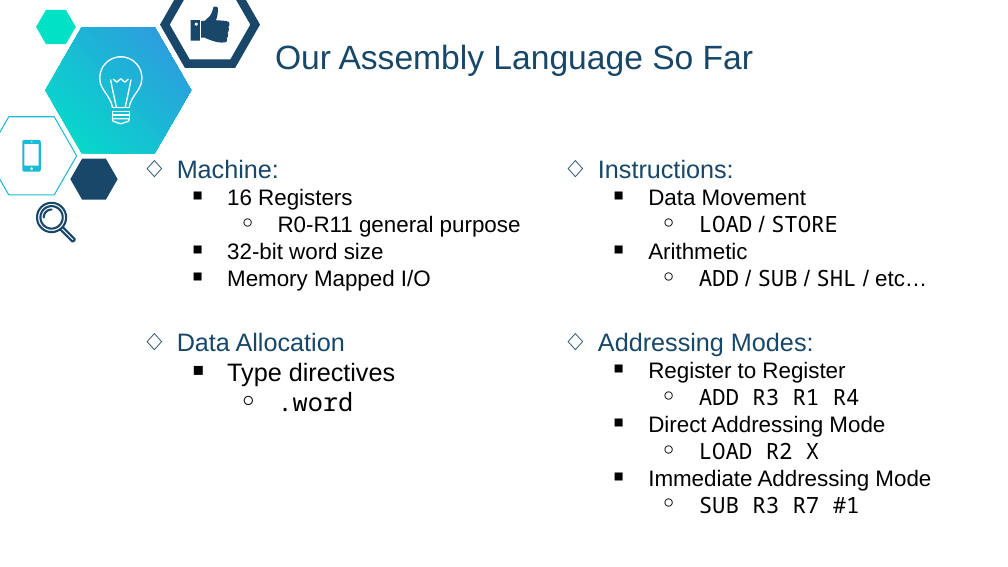
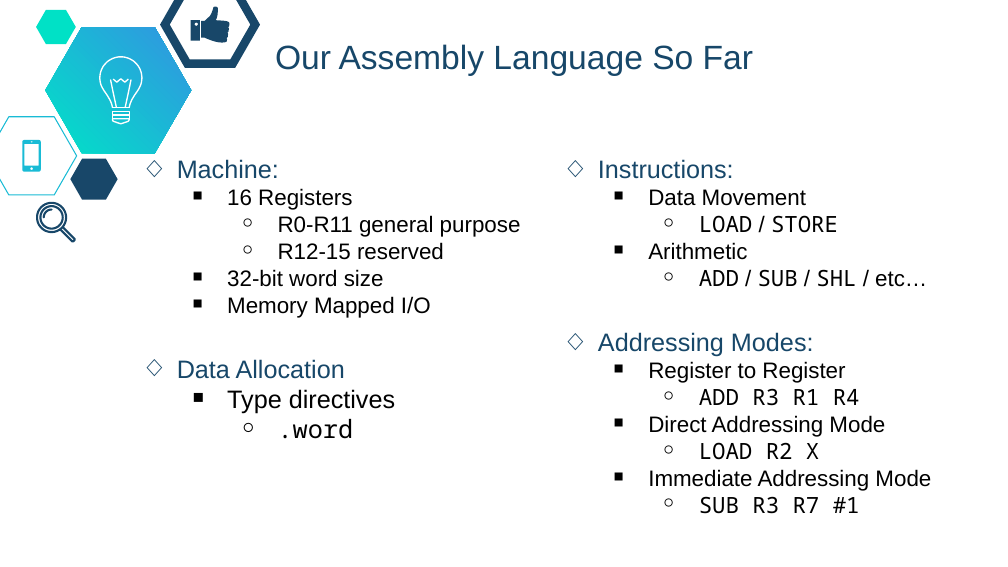
Before and after one commit to dickinson-comp256/COMP256, a slide deck: slide 2 of docs/materials/04-LanguageAbstractions/LA3-S-BranchingLooping.pptx. Drawn at 1008x567 pixels with LibreOffice and Linux fonts; fonts in the diff are those of the drawing; background and template pictures are left out. Boxes give left, top, right and bottom in pixels: in the first picture for what was removed or moved away, otherwise in the second. Text is boxed around its words. In the diff, an @@ line names an element or a change of style, - is before the commit and + after.

```diff
--- a/docs/materials/04-LanguageAbstractions/LA3-S-BranchingLooping.pptx
+++ b/docs/materials/04-LanguageAbstractions/LA3-S-BranchingLooping.pptx
@@ text at [278, 242, 444, 260]: paragraph added @@
+    ￮ R12-15 reserved
```
Also in this commit, not shown: 20 other slides changed, 2 other files.
